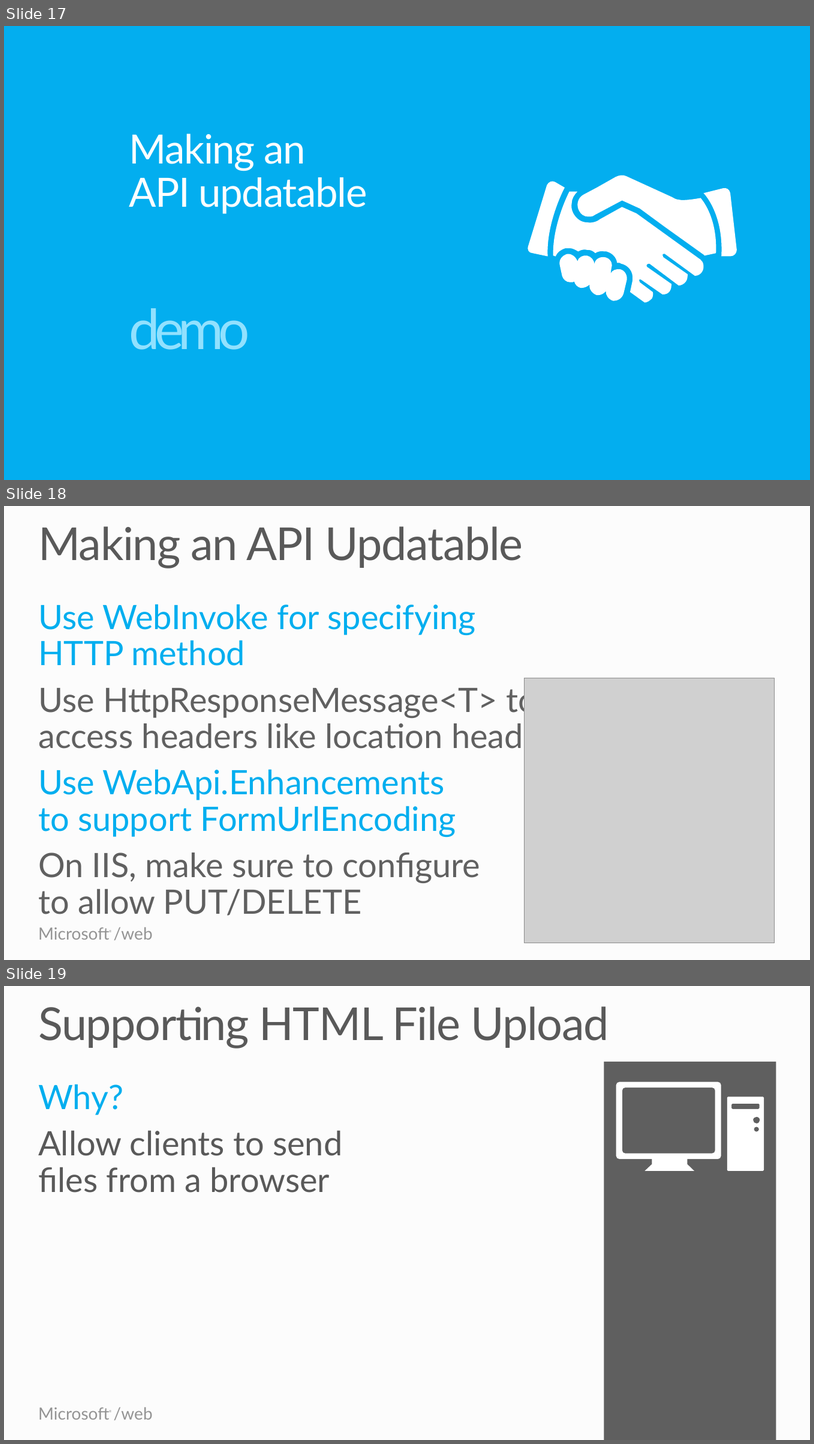
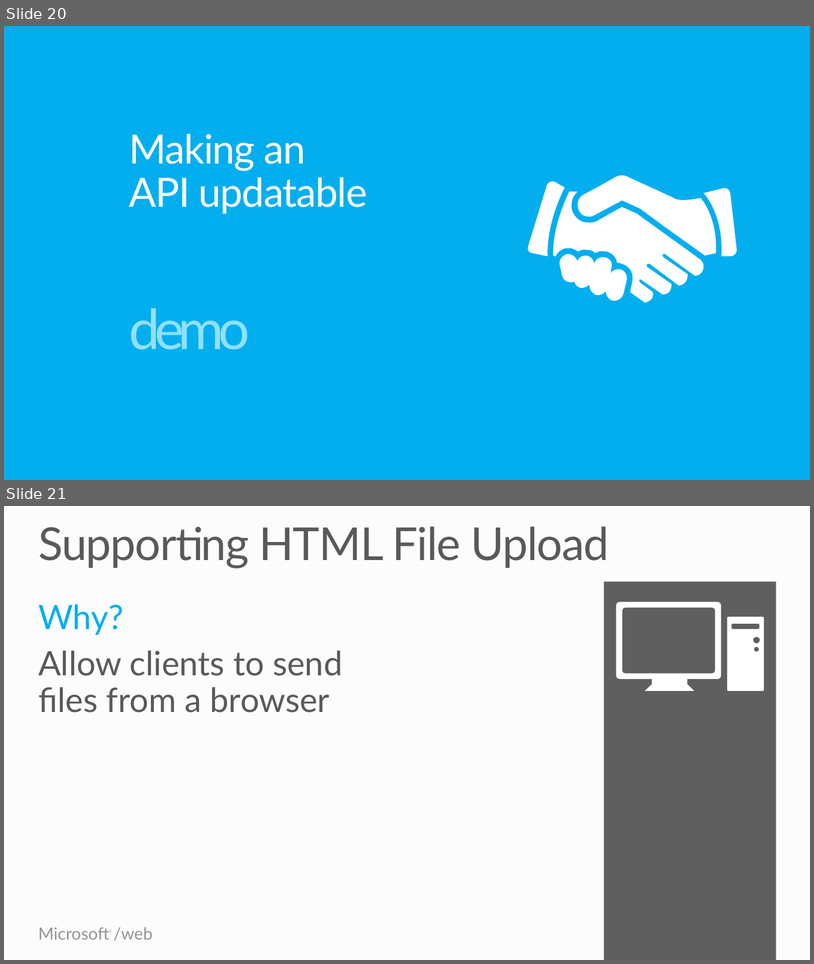
Before and after one commit to Microsoft-Web/WebTK-Presentations, a slide deck: AddingWebApiToASPNETSite/AddingWebApiToASPNETSite.pptx. Shown one above the other, each under a label of ours: slides 17, 18 and 19 before the commit, slides 20 and 21 after it. The pictures are 814x1444 and 814x964 pixels, drawn with LibreOffice and Linux fonts; fonts in the diff are those of the drawing; grey boxes stand for pictures. Boxes give left, top, right and bottom in pixels: in the first picture for what was removed or moved away, otherwise in the second. Text is boxed around its words. In the diff, an @@ line names an element or a change of style, - is before the commit and + after.

```diff
--- a/AddingWebApiToASPNETSite/AddingWebApiToASPNETSite.pptx
+++ b/AddingWebApiToASPNETSite/AddingWebApiToASPNETSite.pptx
@@ slide 18 removed at bbox=[4, 506, 810, 960], background #FCFCFC; not listed: 2 template elements that a slide beside it also shows @@
@@ title removed at bbox=[38, 526, 524, 568] @@
-Making an API Updatable
@@ text removed at bbox=[38, 604, 554, 915] @@
-Use WebInvoke for specifying
-HTTP method
-Use HttpResponseMessage<T> to
-access headers like location header
-Use WebApi.Enhancements
-to support FormUrlEncoding
-On IIS, make sure to configure
-to allow PUT/DELETE
@@ picture removed at bbox=[524, 678, 775, 943] @@
@@ what was slide 17 is now slide 20 @@
@@ what was slide 19 is now slide 21 @@
```
Also in this commit, not shown: 2 slides changed, 5 slides added, 2 other slides removed, 1 other file.
